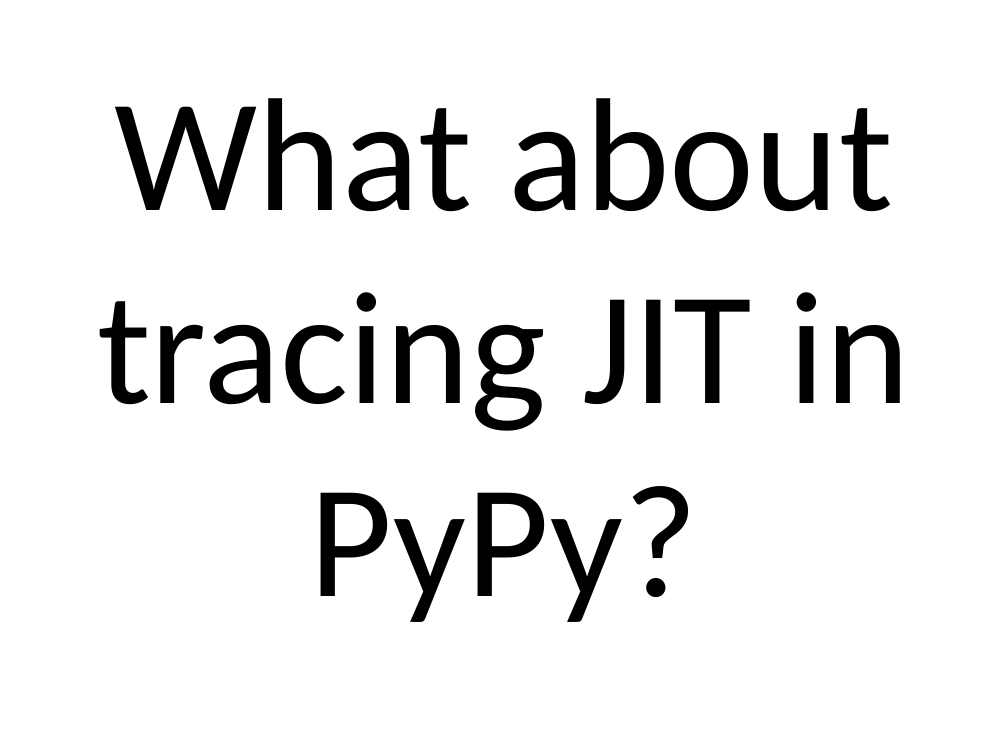
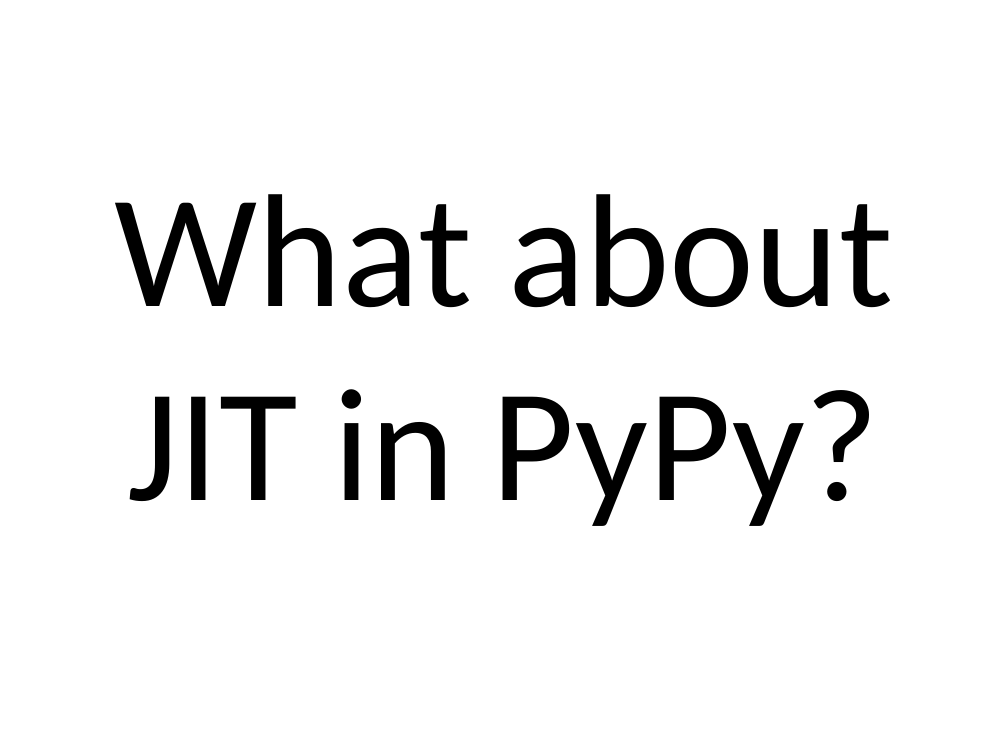
Before and after one commit to ryotaro/pyconjp2012slide, a slide deck: slide 35 of master/Fundamental Technologies Used in PyPy JIT Compiler.pptx (slide 34 before the commit). Drawn at 1008x756 pixels with LibreOffice and Linux fonts; fonts in the diff are those of the drawing. Boxes give left, top, right and bottom in pixels: in the first picture for what was removed or moved away, otherwise in the second. Text is boxed around its words. In the diff, an @@ line names an element or a change of style, - is before the commit and + after.

```diff
--- a/master/Fundamental Technologies Used in PyPy JIT Compiler.pptx
+++ b/master/Fundamental Technologies Used in PyPy JIT Compiler.pptx
@@ title at (x1=115, y1=194, x2=893, y2=526): text changed @@
-What about tracing JIT in PyPy?
+What about JIT in PyPy?
```
Also in this commit, not shown: 1 other slide changed, 2 slides added.
